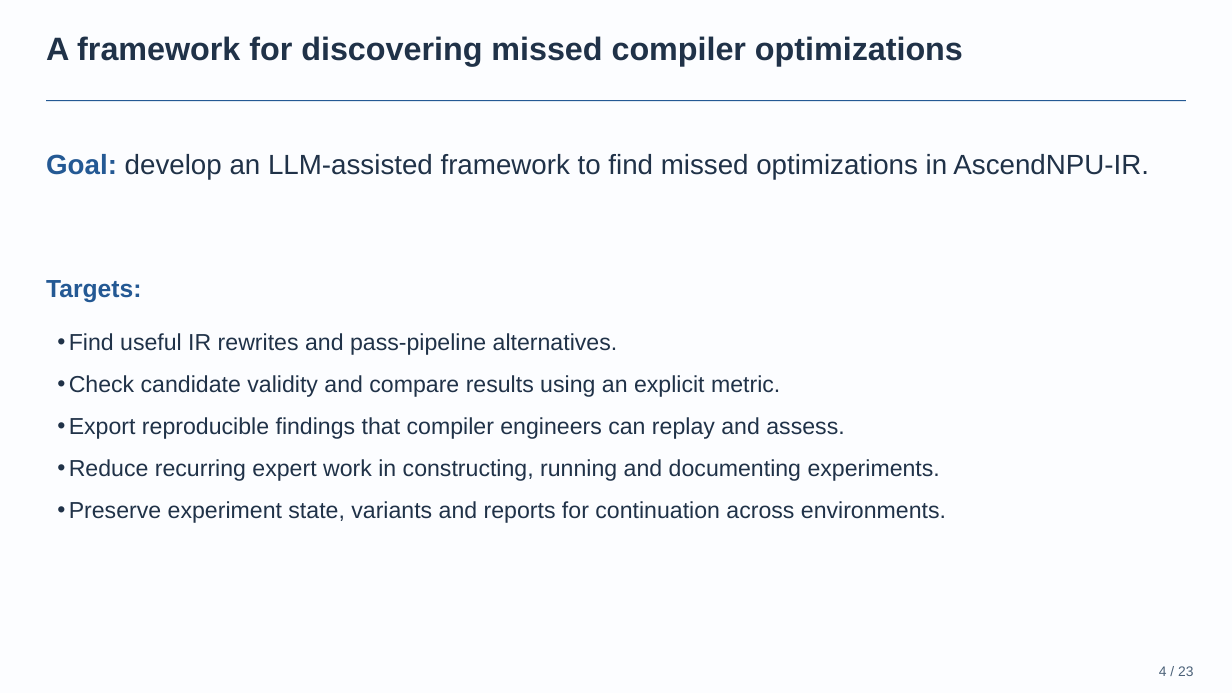
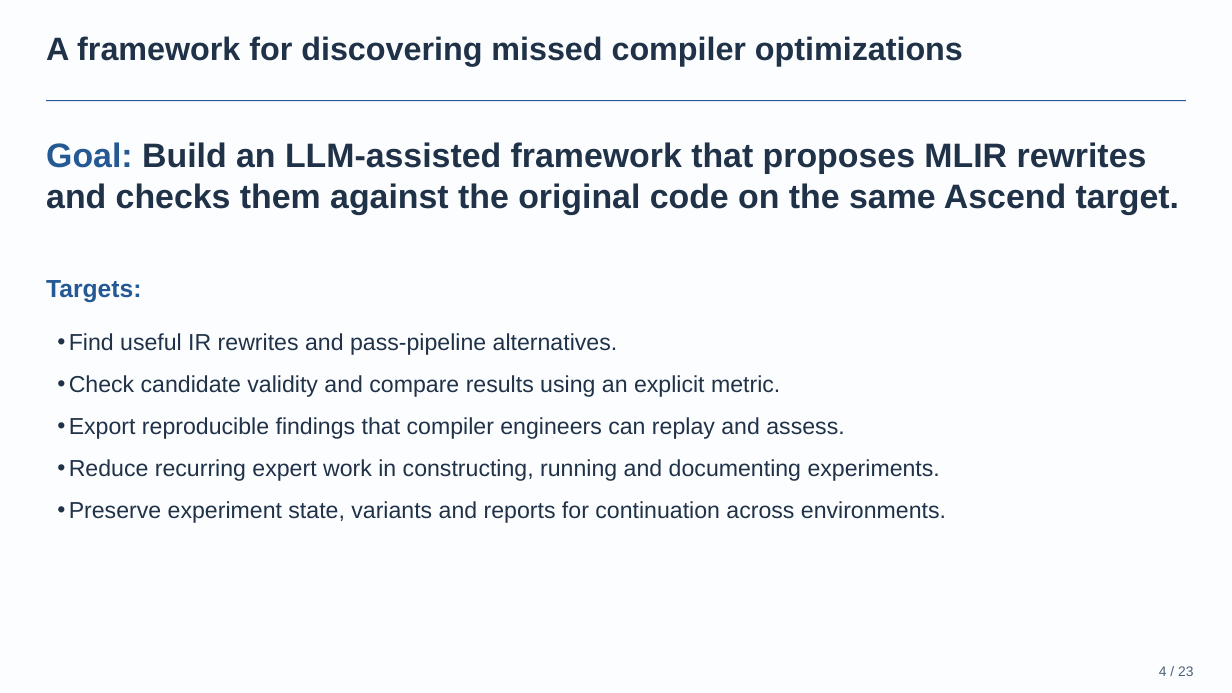
Before and after one commit to BonZirka/ascend-npu-optimization-research, a slide deck: slide 4 of output/ascend-optimization-pitch/ascend-optimization-technical.pptx. Drawn at 1232x693 pixels with LibreOffice and Linux fonts; fonts in the diff are those of the drawing. Boxes give left, top, right and bottom in pixels: in the first picture for what was removed or moved away, otherwise in the second. Text is boxed around its words. In the diff, an @@ line names an element or a change of style, - is before the commit and + after.

Commit message:
Restore the original goal wording on slide four

```diff
--- a/output/ascend-optimization-pitch/ascend-optimization-technical.pptx
+++ b/output/ascend-optimization-pitch/ascend-optimization-technical.pptx
@@ text at <box>46,142,1179,215</box>: text changed; size 27 to 33 pt; bold on @@
-Goal: develop an LLM-assisted framework to find missed optimizations in AscendNPU-IR.
+Goal: Build an LLM-assisted framework that proposes MLIR rewrites and checks them against the original code on the same Ascend target.
```
Also in this commit, not shown: 4 other files.
